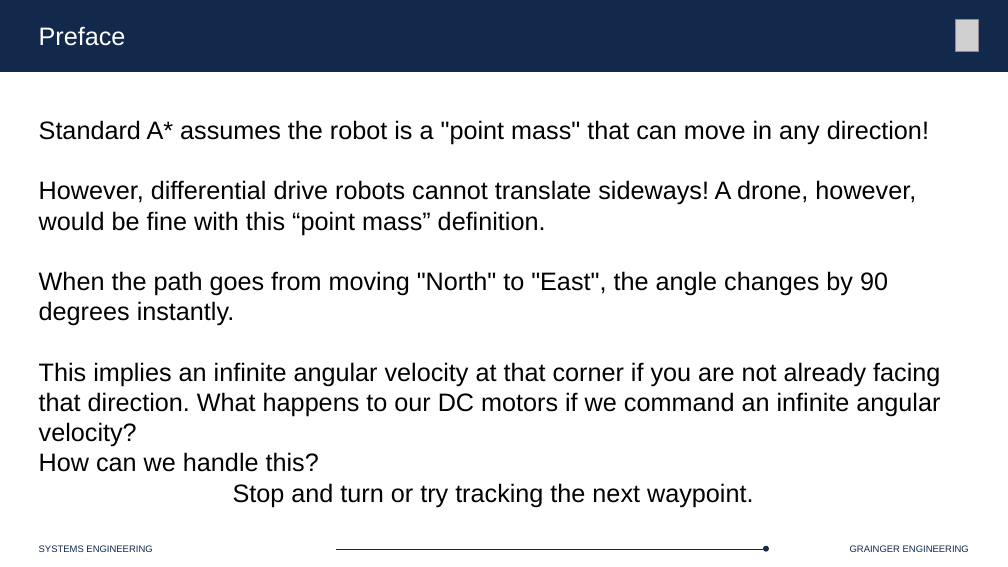
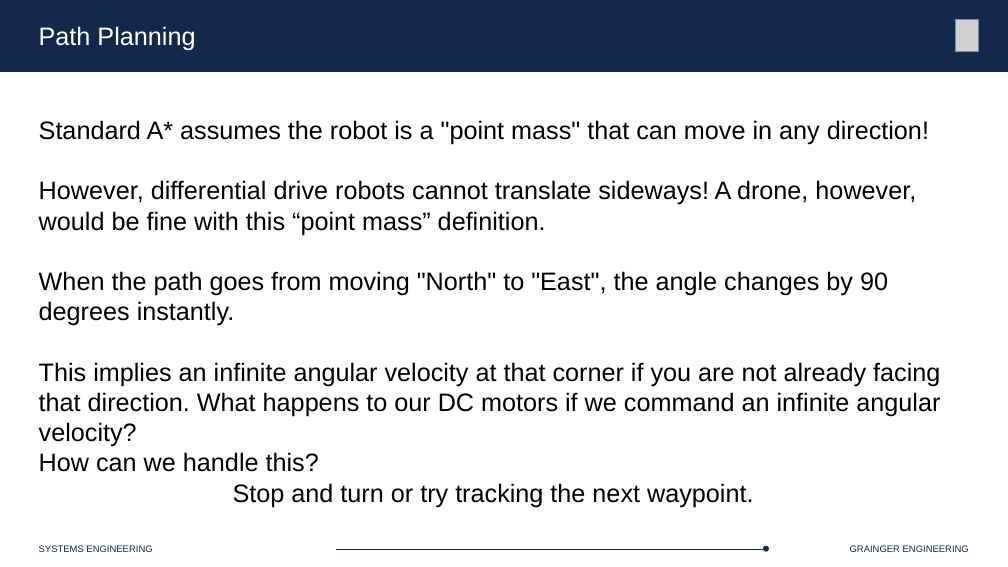
Before and after one commit to Marius-Juston/SE-423---Class-Material, a slide deck: slide 7 of Lectures/Slides/L19.pptx. Drawn at 1008x567 pixels with LibreOffice and Linux fonts; fonts in the diff are those of the drawing; grey boxes stand for pictures. Boxes give left, top, right and bottom in pixels: in the first picture for what was removed or moved away, otherwise in the second. Text is boxed around its words. In the diff, an @@ line names an element or a change of style, - is before the commit and + after.

```diff
--- a/Lectures/Slides/L19.pptx
+++ b/Lectures/Slides/L19.pptx
@@ text at bbox=[39, 26, 195, 51]: text changed @@
-Preface
+Path Planning
```
Also in this commit, not shown: 10 other slides changed, 26 slides added.
